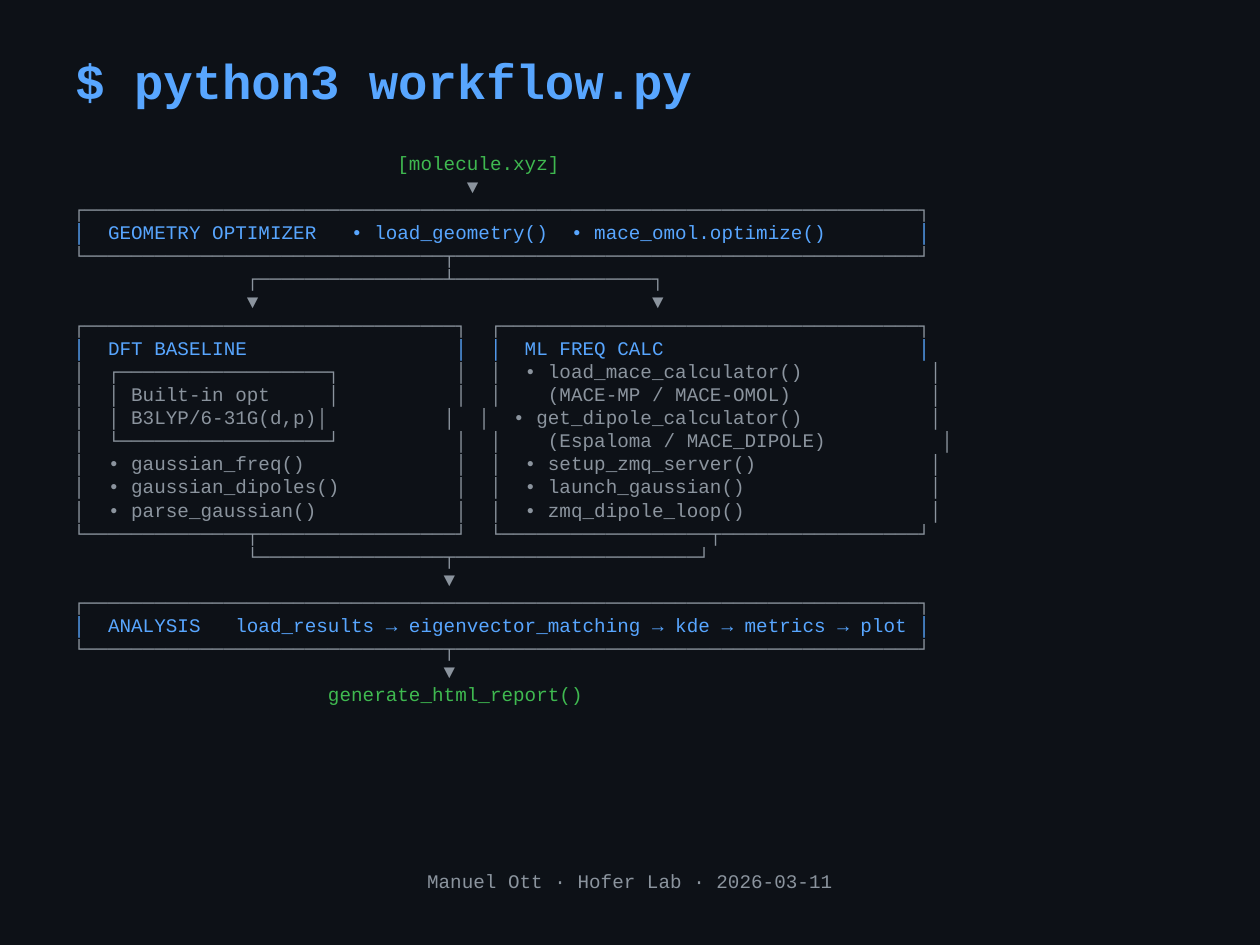
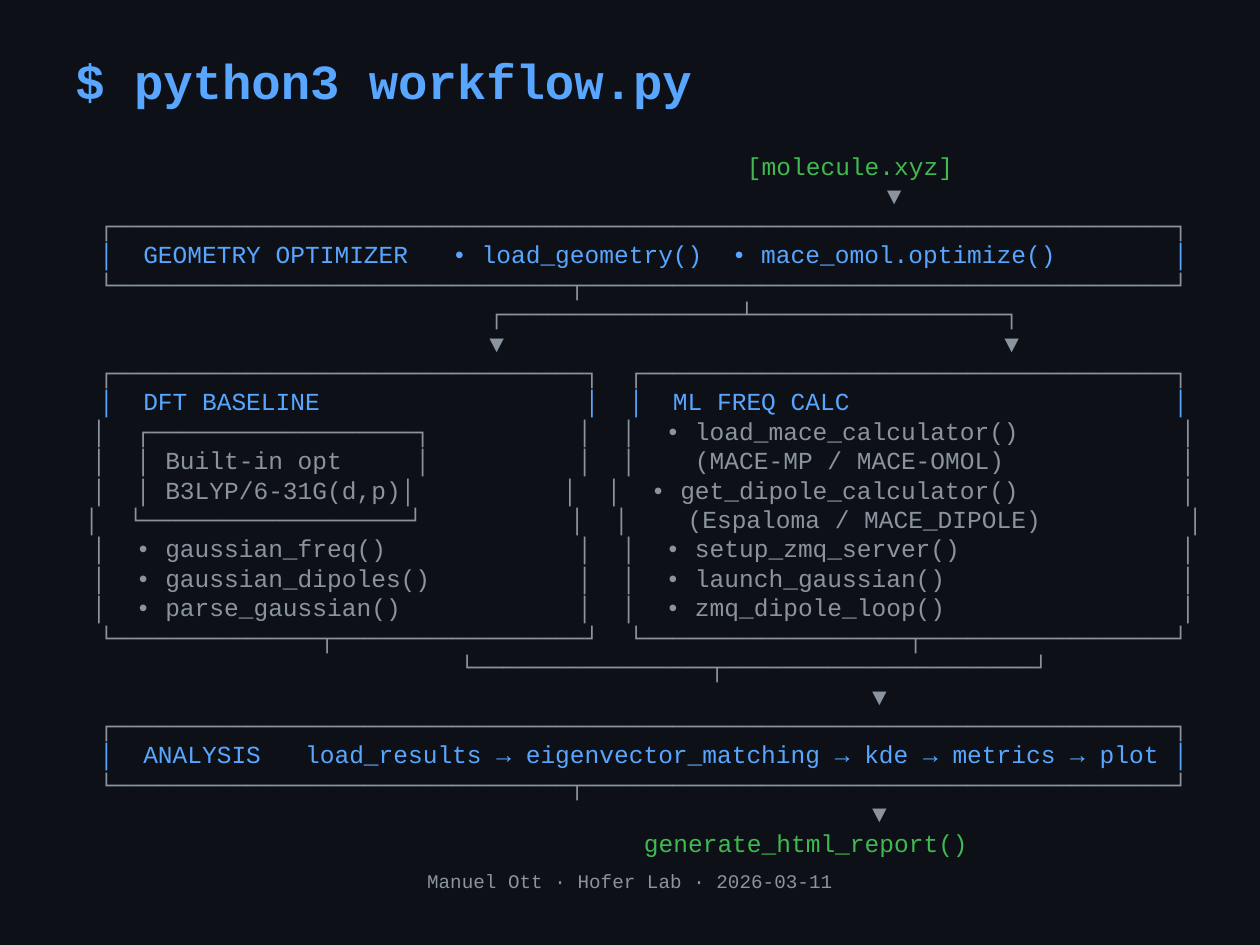
Before and after one commit to mott91/mace_gaussian_interface, a slide deck: slide 4 of presentation/presentation_v2.pptx. Drawn at 1260x945 pixels with LibreOffice and Linux fonts; fonts in the diff are those of the drawing. Boxes give left, top, right and bottom in pixels: in the first picture for what was removed or moved away, otherwise in the second. Text is boxed around its words. In the diff, an @@ line names an element or a change of style, - is before the commit and + after.

```diff
--- a/presentation/presentation_v2.pptx
+++ b/presentation/presentation_v2.pptx
@@ text "[molecule.xyz]": place and size @@
-text "[molecule.xyz]" at (108,156,906,705)
+text "[molecule.xyz]" at (143,157,1159,768)
@@ text "[molecule.xyz]" at (143,157,1159,768): size 11 to 14 pt; alignment left to centre @@
```
Also in this commit, not shown: 1 slide removed, 1 other file.
